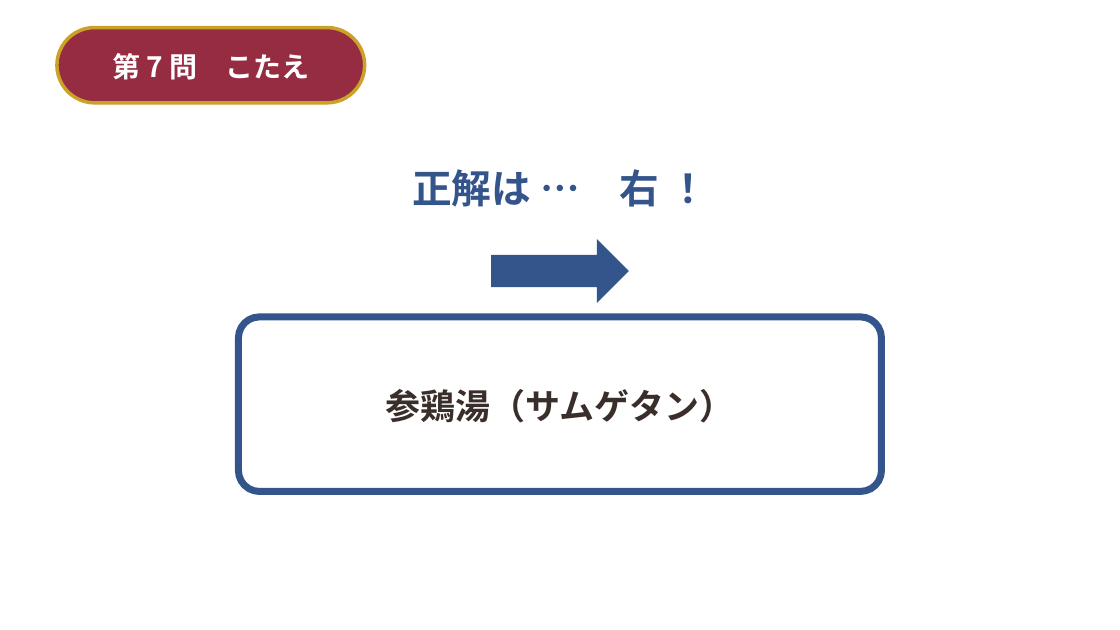
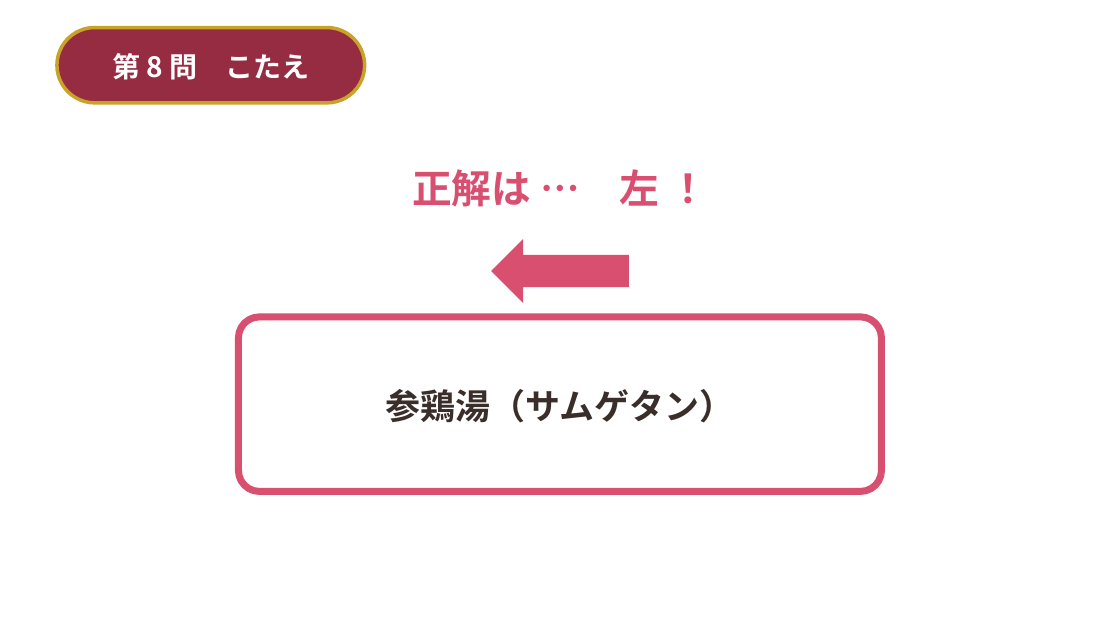
Before and after one commit to st01ohn03-coder/simple-alarm, a slide deck: slide 24 of wedding-deck/build/結婚式_2択クイズ＆ビンゴ.pptx (slide 22 before the commit). Drawn at 1120x630 pixels with LibreOffice and Linux fonts; fonts in the diff are those of the drawing; background and template pictures are left out. Boxes give left, top, right and bottom in pixels: in the first picture for what was removed or moved away, otherwise in the second. Text is boxed around its words. In the diff, an @@ line names an element or a change of style, - is before the commit and + after.

```diff
--- a/wedding-deck/build/結婚式_2択クイズ＆ビンゴ.pptx
+++ b/wedding-deck/build/結婚式_2択クイズ＆ビンゴ.pptx
@@ text in rounded rectangle at (x1=112, y1=53, x2=309, y2=80): text changed @@
-第 7 問 こたえ
+第 8 問 こたえ
@@ text at (x1=412, y1=169, x2=659, y2=207): text changed; text colour #34558B to #D94F70 @@
-正解は … 右 ！
+正解は … 左 ！
@@ right arrow removed at (x1=492, y1=239, x2=629, y2=303) @@
@@ left arrow added at (x1=492, y1=239, x2=629, y2=303), fill #D94F70 @@
@@ rounded rectangle "参鶏湯（サムゲタン）" at (x1=239, y1=317, x2=882, y2=492): outline #34558B 6 pt to #D94F70 6 pt @@
```
Also in this commit, not shown: 22 other slides changed, 4 slides added, 5 other files.
